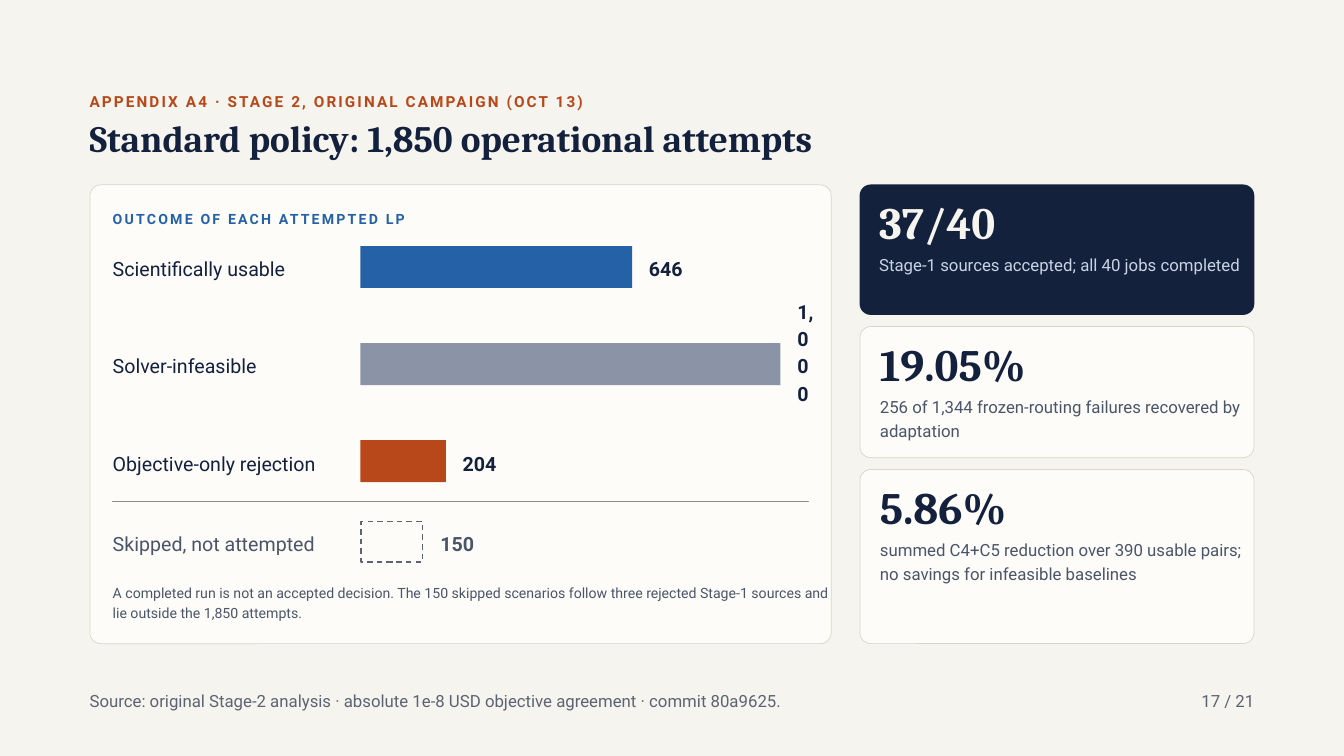
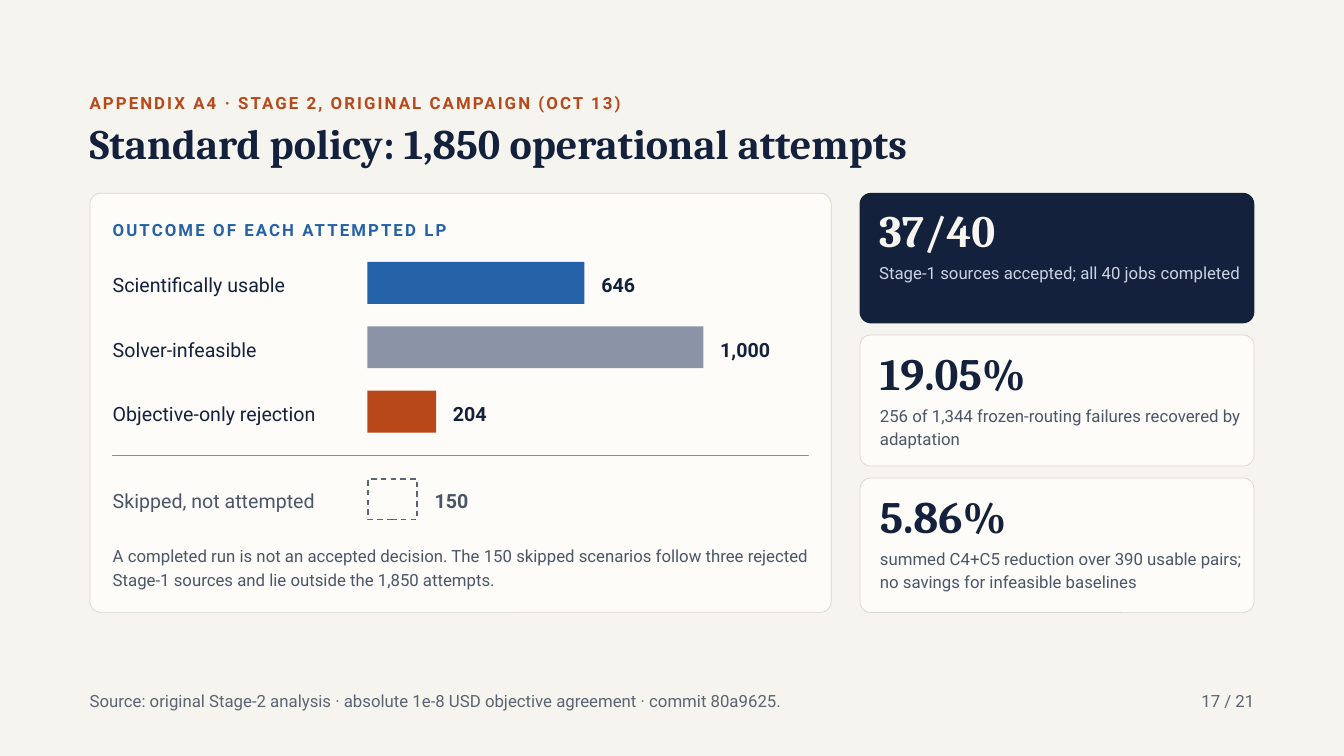
Before and after one commit to antonio-arbizzani-tonelli/llm-resource-allocation, a slide deck: slide 17 of presentations/llm-resource-allocation.pptx. Drawn at 1344x756 pixels with LibreOffice and Linux fonts; fonts in the diff are those of the drawing; grey boxes stand for pictures. Boxes give left, top, right and bottom in pixels: in the first picture for what was removed or moved away, otherwise in the second. Text is boxed around its words. In the diff, an @@ line names an element or a change of style, - is before the commit and + after.

Commit message:
Update presentation layout on slides 17 and 18

```diff
--- a/presentations/llm-resource-allocation.pptx
+++ b/presentations/llm-resource-allocation.pptx
@@ text "APPENDIX A4 · STAGE 2, ..." at (x1=307, y1=97, x2=317, y2=109): size 10.9 to 12 pt; line spacing 15.2pt to 16.8pt @@
@@ title "Standard policy: 1,850 operational attempts" at (x1=90, y1=130, x2=907, y2=169): size 26.5 to 30 pt; line spacing 29.2pt to 33pt @@
@@ rounded rectangle resized from (x1=90, y1=185, x2=831, y2=643) to (x1=90, y1=194, x2=831, y2=613) @@
@@ rounded rectangle at (x1=90, y1=194, x2=831, y2=613): proportions changed @@
@@ 6 texts, 2 rounded rectangles moved together from (x1=860, y1=185, x2=1255, y2=584) to (x1=860, y1=193, x2=1255, y2=592) @@
@@ text "OUTCOME OF EACH ATTEMPTED LP" moved from (x1=912, y1=400, x2=927, y2=413) to (x1=113, y1=216, x2=830, y2=242) @@
@@ text "OUTCOME OF EACH ATTEMPTED LP" at (x1=113, y1=216, x2=830, y2=242): size 10.2 to 12 pt; line spacing 14.2pt to 16.8pt @@
@@ text "Scientifically usable" moved from (x1=113, y1=261, x2=285, y2=280) to (x1=113, y1=277, x2=285, y2=296) @@
@@ rectangle resized from (x1=361, y1=246, x2=632, y2=288) to (x1=368, y1=262, x2=585, y2=304) @@
@@ text "646" moved from (x1=649, y1=262, x2=683, y2=277) to (x1=601, y1=278, x2=635, y2=293) @@
@@ rectangle resized from (x1=361, y1=343, x2=781, y2=385) to (x1=368, y1=327, x2=704, y2=369) @@
@@ text "Solver-infeasible" moved from (x1=113, y1=358, x2=257, y2=374) to (x1=113, y1=342, x2=257, y2=358) @@
@@ text "1,000" rewrapped from (x1=797, y1=305, x2=813, y2=323) to (x1=720, y1=343, x2=770, y2=361) @@
@@ text "Objective-only rejection" moved from (x1=113, y1=456, x2=315, y2=475) to (x1=113, y1=406, x2=315, y2=425) @@
@@ rectangle resized from (x1=361, y1=441, x2=447, y2=483) to (x1=368, y1=391, x2=437, y2=434) @@
@@ text "204" moved from (x1=463, y1=457, x2=497, y2=472) to (x1=453, y1=407, x2=487, y2=422) @@
@@ picture moved from (x1=113, y1=501, x2=809, y2=502) to (x1=113, y1=456, x2=809, y2=457) @@
@@ rectangle resized from (x1=361, y1=521, x2=422, y2=562) to (x1=368, y1=479, x2=417, y2=519) @@
@@ rounded rectangle at (x1=860, y1=478, x2=1254, y2=612): proportions changed @@
@@ rounded rectangle resized from (x1=860, y1=470, x2=1254, y2=644) to (x1=860, y1=478, x2=1254, y2=612) @@
@@ text "Skipped, not attempted" moved from (x1=113, y1=536, x2=315, y2=555) to (x1=113, y1=493, x2=315, y2=512) @@
@@ text "150" moved from (x1=440, y1=537, x2=474, y2=551) to (x1=435, y1=494, x2=469, y2=508) @@
@@ text "A completed run is not ..." moved from (x1=113, y1=587, x2=828, y2=621) to (x1=113, y1=549, x2=808, y2=590) @@
@@ text "A completed run is not ..." at (x1=113, y1=549, x2=808, y2=590): size 10.1 to 12 pt; line spacing 14.1pt to 16.8pt @@
```
Also in this commit, not shown: 1 other slide changed, 5 other files.
